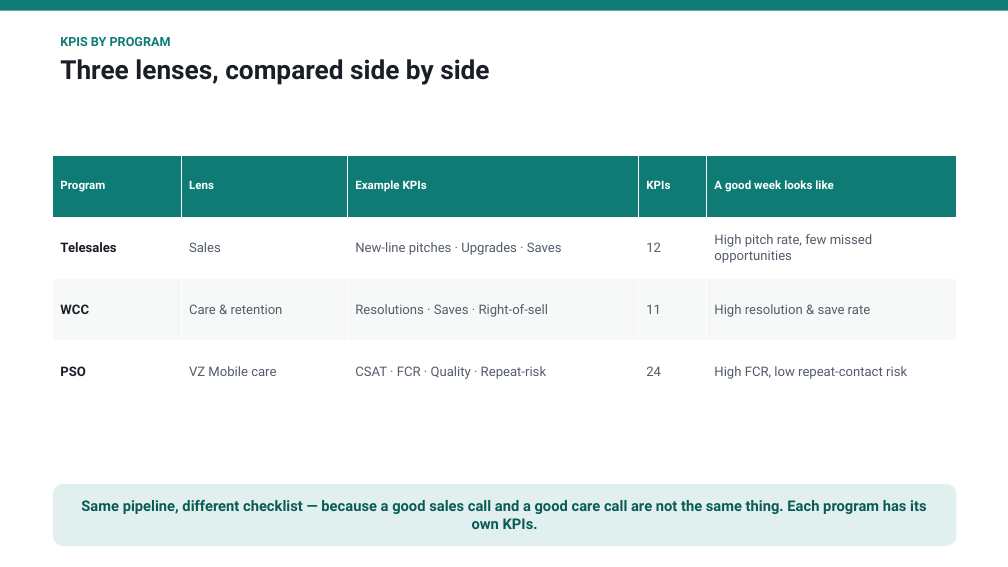
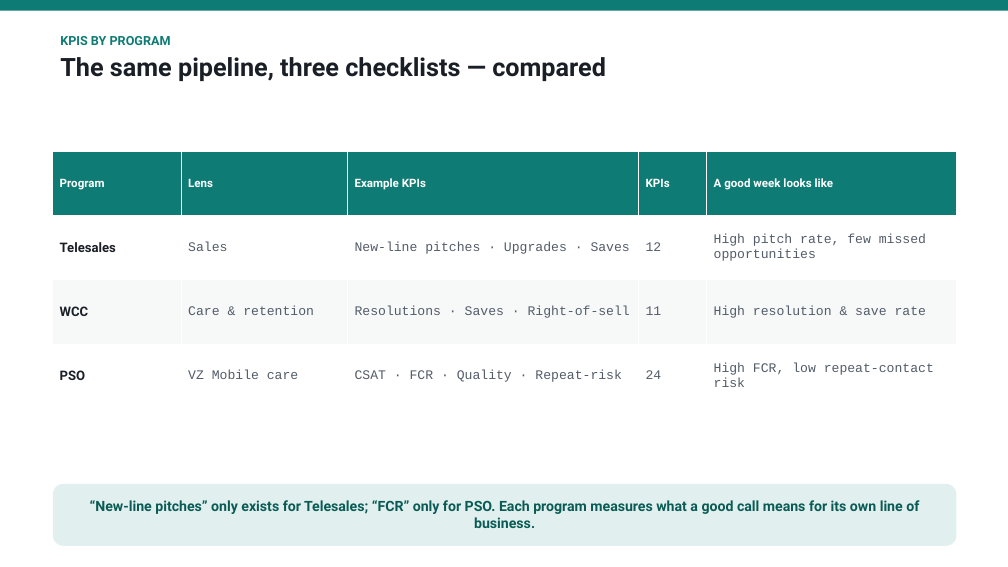
Before and after one commit to shyamanugu/LLMOps, a slide deck: slide 6 of usecases/ai_pipeline 2/docs/APIX_Metrics_Discussion.pptx (slide 5 before the commit). Drawn at 1008x567 pixels with LibreOffice and Linux fonts; fonts in the diff are those of the drawing. Boxes give left, top, right and bottom in pixels: in the first picture for what was removed or moved away, otherwise in the second. Text is boxed around its words. In the diff, an @@ line names an element or a change of style, - is before the commit and + after.

```diff
--- a/usecases/ai_pipeline 2/docs/APIX_Metrics_Discussion.pptx
+++ b/usecases/ai_pipeline 2/docs/APIX_Metrics_Discussion.pptx
@@ text at <box>60,57,606,81</box>: text changed; size 25 to 24 pt @@
-Three lenses, compared side by side
+The same pipeline, three checklists — compared
@@ table at <box>53,151,957,408</box> @@
@@ font Roboto to Courier New in "Sales", "New-line pitches · Upgrades · Saves", "12", "High pitch rate, few missed opportunities" and 8 more places @@
@@ table: place and size @@
-table at <box>53,155,957,403</box>
+table at <box>53,151,957,408</box>
@@ text in rounded rectangle at <box>90,500,919,528</box>: text changed; size 14 to 13.5 pt @@
-Same pipeline, different checklist — because a good sales call and a good care call are not the same thing. Each program has its own KPIs.
+“New-line pitches” only exists for Telesales; “FCR” only for PSO. Each program measures what a good call means for its own line of business.
```
Also in this commit, not shown: 2 other slides changed, 5 slides added, 5 slides removed, 2 other files.
